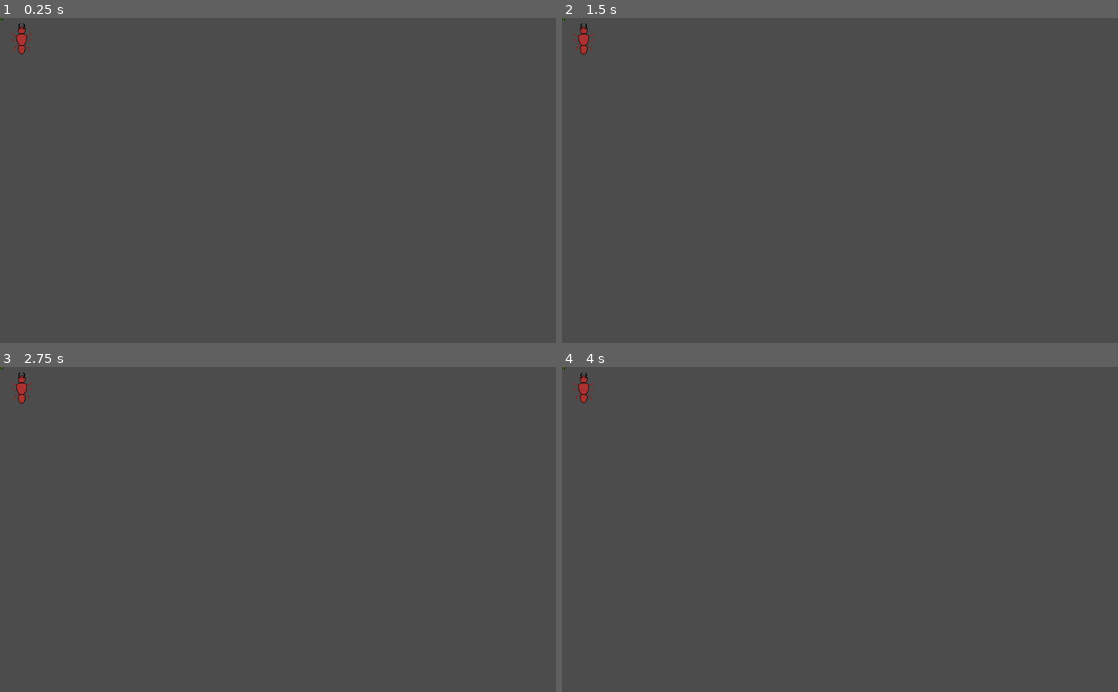
Above: before the commit, frames 1-4 (two rows, left to right).
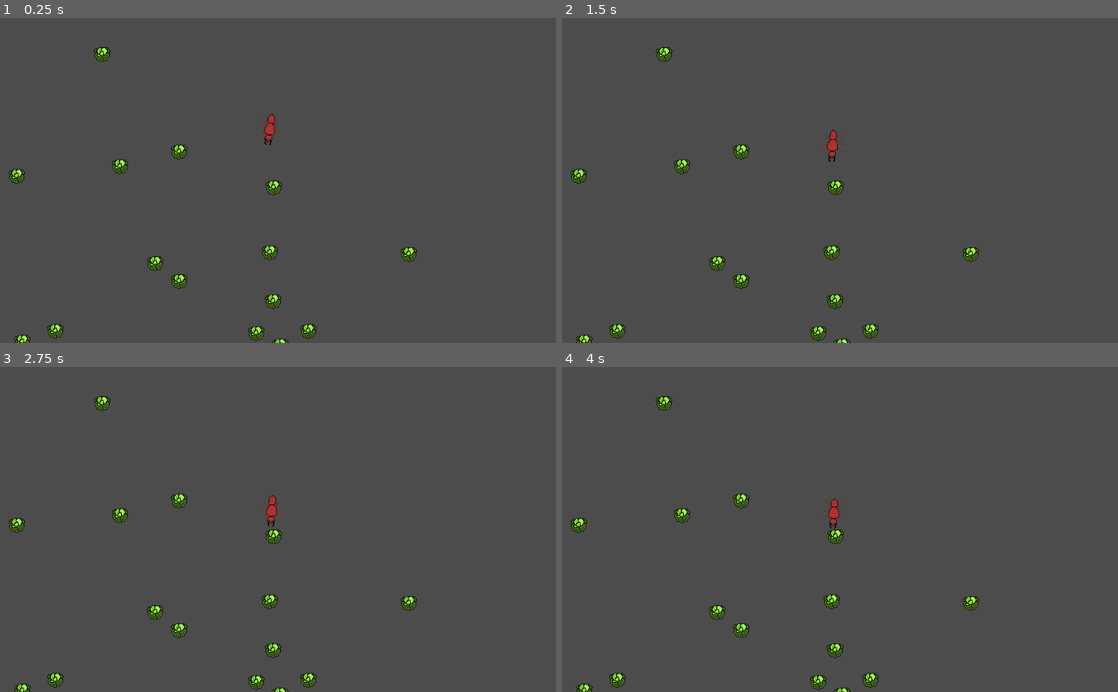
Above: after the commit, the same moments.

Repository: IBricchi/EdgeOfTheHedge
Game: Godot game, scene res://scenes/game.tscn
Two runs of this game, one before a commit and one after it. Both use one fixed random seed, a clock stepped at 60 frames per second and the inputs below.
Inputs:
- Up to frame 1 (0.25 s): no input
- Up to frame 2 (1.5 s): no input
- Up to frame 3 (2.75 s): tap Enter at 2 s
- Up to frame 4 (4 s): tap Space at 3.5 s

The runs differ from the first frame. In frame 1, 1.8% of the frame differs, in the area x 0-75%, y 0-100%; in frame 2, 1.8%; in frame 3, 1.8%; in frame 4, 1.8%.
Error before the commit: Trying to assign value of type 'CollisionPolygon2D' to a variable of type 'CollisionShape2D'. (res://scripts/ant.gd:6)

Commit message:
ant moving

Diff:
--- a/project.godot
+++ b/project.godot
@@ -14,6 +14,10 @@
 run/main_scene="res://scenes/game.tscn"
 config/icon="res://icon.png"
 
+[layer_names]
+
+2d_physics/layer_2="Food_layer"
+
 [physics]
 
 common/enable_pause_aware_picking=true
--- a/scenes/ant.tscn
+++ b/scenes/ant.tscn
@@ -84,24 +84,9 @@
 animations = [ {
 "frames": [ SubResource( 7 ), SubResource( 8 ), SubResource( 9 ), SubResource( 10 ), SubResource( 11 ), SubResource( 12 ), SubResource( 13 ), SubResource( 14 ), SubResource( 15 ), SubResource( 16 ), SubResource( 17 ), SubResource( 18 ) ],
 "loop": true,
-"name": "default",
+"name": "Walk",
 "speed": 12.0
 } ]
-
-[sub_resource type="Animation" id=20]
-resource_name = "Idle"
-tracks/0/type = "value"
-tracks/0/path = NodePath("Basic Ant Idle:hframes")
-tracks/0/interp = 1
-tracks/0/loop_wrap = true
-tracks/0/imported = false
-tracks/0/enabled = true
-tracks/0/keys = {
-"times": PoolRealArray(  ),
-"transitions": PoolRealArray(  ),
-"update": 1,
-"values": [  ]
-}
 
 [node name="Ant" type="KinematicBody2D"]
 script = ExtResource( 3 )
@@ -109,25 +94,23 @@
 [node name="Basic Ant Idle" type="AnimatedSprite" parent="."]
 frames = SubResource( 6 )
 animation = "Idle"
-frame = 2
+frame = 3
 playing = true
 
 [node name="Basic Ant Walk" type="AnimatedSprite" parent="."]
 visible = false
 frames = SubResource( 19 )
-frame = 11
+animation = "Walk"
+frame = 10
 playing = true
-
-[node name="AnimationPlayer" type="AnimationPlayer" parent="."]
-root_node = NodePath("../Basic Ant Idle")
-anims/Idle = SubResource( 20 )
 
 [node name="AntCollision" type="CollisionPolygon2D" parent="."]
 visible = false
-polygon = PoolVector2Array( -0.757828, 28.074, 1.00994, 28.1624, 5.78291, 23.8314, 7.46229, 13.5783, 11.263, -5.77873, 5.42936, -30.6159, -5.08885, -30.5275, -10.7457, -5.60195, -7.29856, 15.788, -6.14951, 23.743 )
+polygon = PoolVector2Array( -0.757828, 28.074, 1.00994, 28.1624, 5.78291, 23.8314, 7.46229, 13.5783, 15.9784, 23.1745, 20.1406, -0.0150528, 19.546, -9.52871, 19.2487, -12.6504, 9.58641, -8.19085, 5.42936, -30.6159, -5.08885, -30.5275, -9.88685, -8.3395, -18.8059, -12.9477, -20.4411, -0.90696, -16.1302, 22.4312, -7.29856, 15.788, -6.14951, 23.743 )
 
 [node name="Area2D" type="Area2D" parent="."]
-collision_layer = 17
+collision_layer = 2
+collision_mask = 2
 
 [node name="AntSensor" type="CollisionPolygon2D" parent="Area2D"]
 polygon = PoolVector2Array( -4.6734, -0.175896, 5.0656, -0.363182, 99.7182, -72.8855, -0.194778, -108.386, -99.8627, -72.7087 )
--- a/scenes/game.tscn
+++ b/scenes/game.tscn
@@ -1,11 +1,6 @@
-[gd_scene load_steps=3 format=2]
+[gd_scene load_steps=2 format=2]
 
-[ext_resource path="res://scenes/ant.tscn" type="PackedScene" id=1]
-[ext_resource path="res://scenes/lettuce.tscn" type="PackedScene" id=2]
+[ext_resource path="res://scripts/game.gd" type="Script" id=3]
 
 [node name="Node2D" type="Node2D"]
-
-[node name="Ant" parent="." instance=ExtResource( 1 )]
-position = Vector2( 40, 40 )
-
-[node name="Lettuce" parent="." instance=ExtResource( 2 )]
+script = ExtResource( 3 )
--- a/scenes/lettuce.tscn
+++ b/scenes/lettuce.tscn
@@ -2,12 +2,15 @@
 
 [ext_resource path="res://assets/lettuce.png" type="Texture" id=1]
 
-[node name="Lettuce" type="KinematicBody2D"]
+[node name="Lettuce" type="KinematicBody2D" groups=[
+"Food",
+]]
+collision_layer = 2
+collision_mask = 3
 
 [node name="Sprite" type="Sprite" parent="."]
-scale = Vector2( 0.5, 0.5 )
 texture = ExtResource( 1 )
 
 [node name="CollisionPolygon2D" type="CollisionPolygon2D" parent="."]
-visible = false
+scale = Vector2( 2, 2 )
 polygon = PoolVector2Array( -5.03123, 4.99072, -0.0680962, 6.67632, 4.98869, 5.27165, 7.04886, 1.05766, 7.79802, -4.46734, 4.14589, -7.27667, -4.00115, -7.08938, -7.93421, -3.90548, -7.55963, 1.52588 )
--- a/scripts/ant.gd
+++ b/scripts/ant.gd
@@ -3,18 +3,46 @@
 
 onready var idle_sprite : AnimatedSprite = $"Basic Ant Idle"
 onready var walk_sprite : AnimatedSprite = $"Basic Ant Walk"
-onready var sensor : CollisionShape2D = $"Area2D/AntSensor"
+onready var sensor_area : Area2D = $Area2D
+onready var sensor : CollisionPolygon2D = $"Area2D/AntSensor"
+
+var direction : Vector2
+var speed : float = 0.4
 
 
 
-var sensor_scale : float = 2.5
-
-
 func _ready():
+	randomize()
+	direction = Vector2(rand_range(-1,-1),rand_range(-1,1)).normalized()
 	idle_sprite.visible = true
 	walk_sprite.visible = false
-	sensor.scale *= sensor_scale
 
 
 func _physics_process(delta):
-	self.velocity += Vector2(2,2)
+	# if the ant is moving
+	if direction.length() != 0 :
+		var move_collision_result = move_and_collide( direction * speed)
+		# if the ant collides stop moving
+		if move_collision_result:
+			direction = Vector2(0,0)
+			return
+		# make sure the walk animation is playing and make sure the animation is playing at the correct speed
+		if not walk_sprite.visible:
+			walk_sprite.visible = true
+			idle_sprite.visible = false
+		walk_sprite.frames.set_animation_speed("Walk", 24* direction.length())
+		# rotate the ant
+		rotation = PI + acos(direction.y /direction.length())
+		# move towards the closest lettuce that is in range
+		for body in sensor_area.get_overlapping_bodies():
+			var min_dist : float = INF
+			if body.is_in_group("Food"):
+				var dist : Vector2 = body.position - position
+				if dist.length() < min_dist :
+					direction = (direction + 0.2 * speed* delta*dist).normalized()
+					min_dist = dist.length()
+	# if the ant isnt moving play the idle animation
+	else:
+		if not idle_sprite.visible:
+			walk_sprite.visible = false
+			idle_sprite.visible = true
--- /dev/null
+++ b/scripts/game.gd
@@ -0,0 +1,14 @@
+extends Node2D
+
+var ant : Resource = preload("res://scenes/ant.tscn")
+var lettuce : Resource = preload("res://scenes/lettuce.tscn")
+
+func _ready():
+	randomize()
+	var ant1 = ant.instance()
+	add_child(ant1)
+	for i in range(20):
+		var lett = lettuce.instance()
+		add_child(lett)
+		lett.translate(Vector2(rand_range(0,800),rand_range(0,800)))
+	ant1.translate( Vector2(500,200))
Not shown: 1 places in scenes/ant.tscn that only renumber resources
